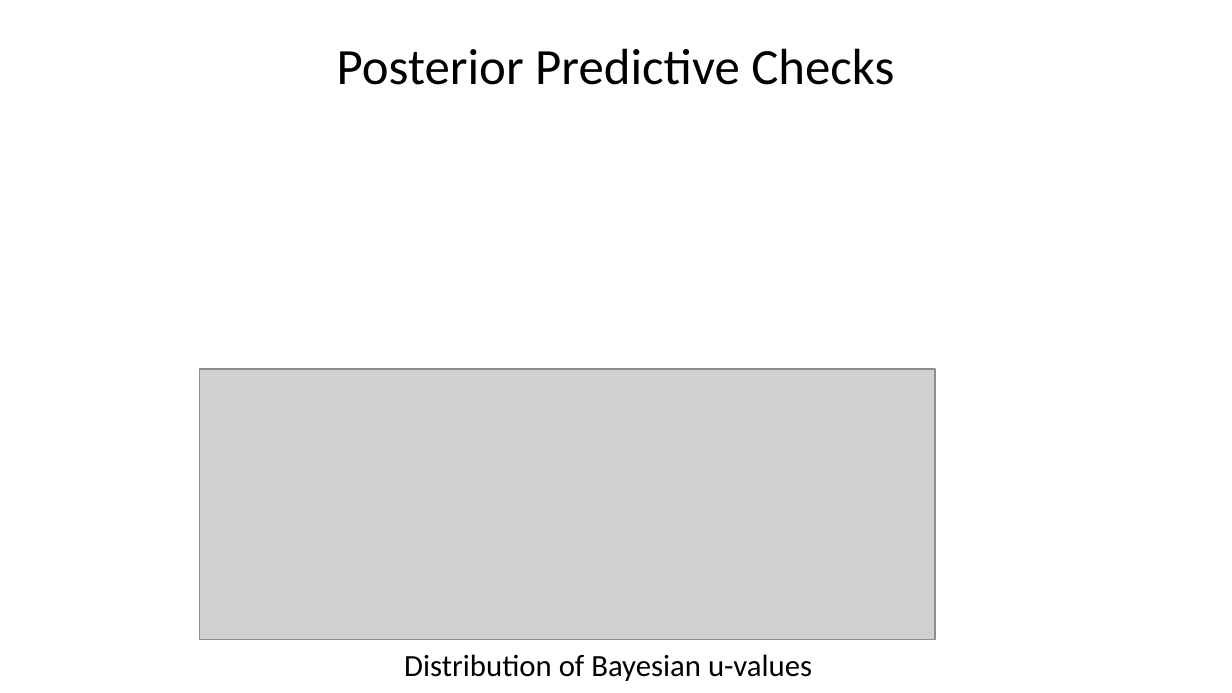
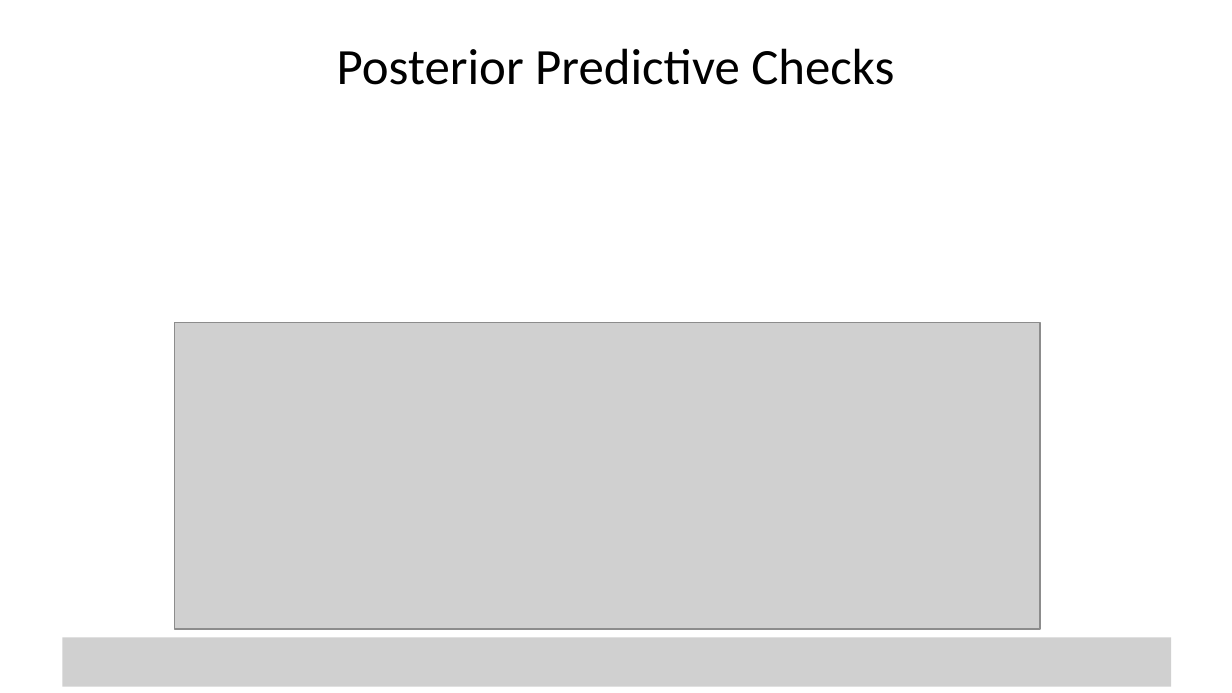
Before and after one commit to StephenElston/CSCI-E-83, a slide deck: slide 75 of LectureSlides/13_BayesModels_MCMC.pptx (slide 73 before the commit). Drawn at 1232x693 pixels with LibreOffice and Linux fonts; fonts in the diff are those of the drawing; grey boxes stand for pictures. Boxes give left, top, right and bottom in pixels: in the first picture for what was removed or moved away, otherwise in the second. Text is boxed around its words. In the diff, an @@ line names an element or a change of style, - is before the commit and + after.

```diff
--- a/LectureSlides/13_BayesModels_MCMC.pptx
+++ b/LectureSlides/13_BayesModels_MCMC.pptx
@@ picture: place and size @@
-picture at [200, 368, 935, 639]
+picture at [175, 323, 1040, 630]
@@ picture added at [63, 637, 1172, 686] @@
@@ text removed at [404, 654, 812, 681] @@
-Distribution of Bayesian u-values
```
Also in this commit, not shown: 4 other slides changed, 4 slides added.
